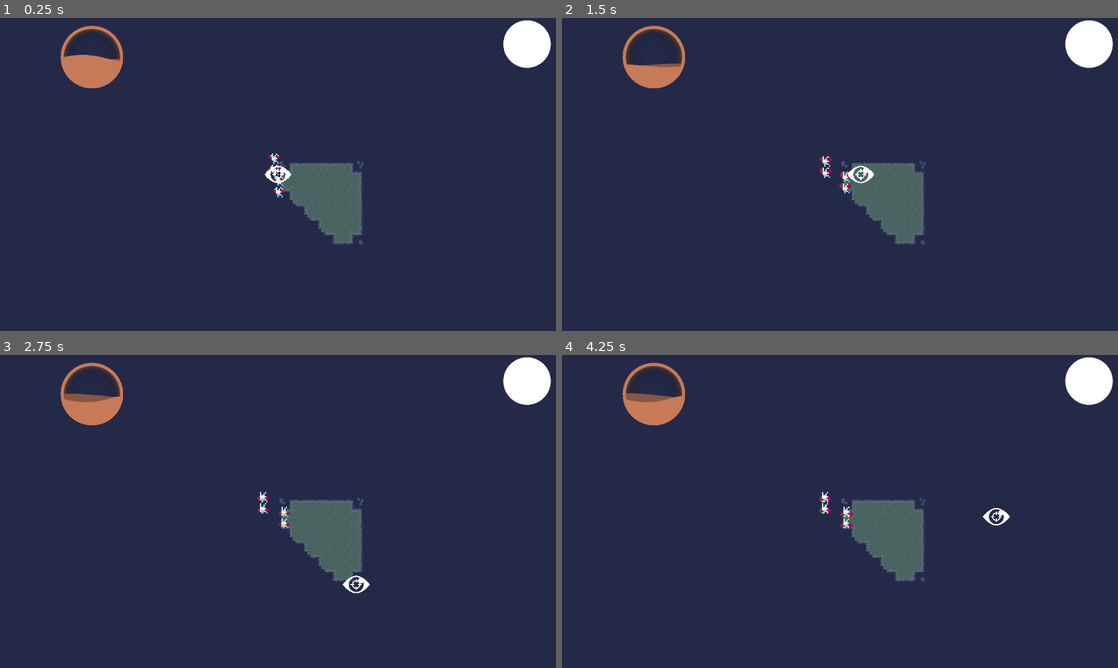
Above: before the commit, frames 1-4 (two rows, left to right).
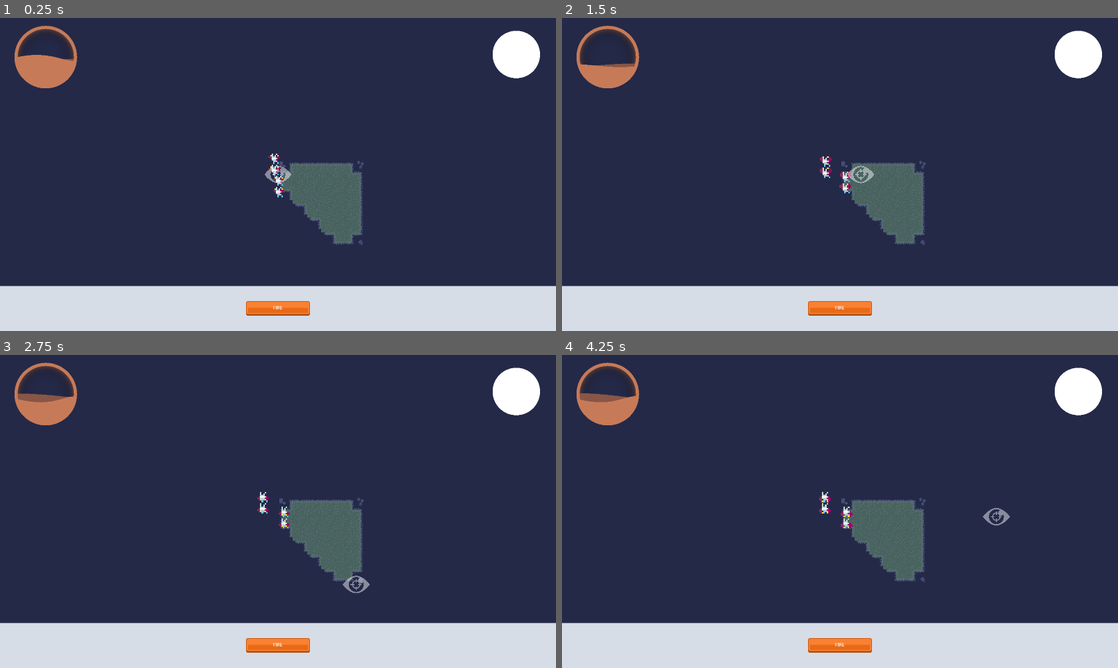
Above: after the commit, the same moments.

Repository: ocdunlap/laughingeye
Game: Godot game, scene res://ScenesGeneral/main_container.tscn
The game is run twice, just before and just after one commit, with the same random seed, the same clock (stepped at 60 frames per second) and the same inputs. The project has no main scene, so this scene is started directly.
Inputs (mouse positions are in pixels of both pictures, inside the frame that each line leads up to):
- Up to frame 1 (0.25 s): no input
- Up to frame 2 (1.5 s): click (840, 309) at 0.5 s, where only the run after the commit has a clickable "[center]FIRE[/center]"; hold D (move_right) from 1.28 s (still down)
- Up to frame 3 (2.75 s): release D (move_right) at 2.03 s; hold S (move_down) from 2.03 s (still down)
- Up to frame 4 (4.25 s): release S (move_down) at 2.78 s; hold D (move_right) 2.78-3.53 s; hold W (move_up) from 3.53 s (still down)

The runs differ from the first frame. In frame 1, 17% of the frame differs, in the area x 0-100%, y 0-100%; in frame 2, 17%; in frame 3, 17%; in frame 4, 17%.

Commit message:
Added reaction on click

Diff:
--- a/ScenesGeneral/main_container.tscn
+++ b/ScenesGeneral/main_container.tscn
@@ -1,14 +1,9 @@
-[gd_scene load_steps=12 format=3 uid="uid://c28078icgk7kq"]
-
-[ext_resource type="Texture2D" uid="uid://dkv4d4uyqlj4n" path="res://Placeholder/plain-circle.png" id="1_6fsx6"]
+[gd_scene load_steps=8 format=3 uid="uid://c28078icgk7kq"]
+
+[ext_resource type="PackedScene" uid="uid://jngnashrto5q" path="res://ScenesGeneral/player_reticle.tscn" id="1_0mxmq"]
 [ext_resource type="Texture2D" uid="uid://cuambwoccgynl" path="res://ArtAssets/SimpleTileset/tileset and some textures/foresttileset.png" id="1_bdv7x"]
-[ext_resource type="Script" path="res://Scripts/PlayerReticle.gd" id="1_e2yhj"]
-[ext_resource type="Texture2D" uid="uid://or5k35us04ku" path="res://ArtAssets/eye-target.png" id="1_fuvfr"]
-[ext_resource type="Shader" path="res://Shaders/fuel_fill.gdshader" id="2_k22s5"]
 [ext_resource type="PackedScene" uid="uid://c0xgyerjpnhgg" path="res://ScenesGeneral/LittleGuys/little_bat.tscn" id="3_po7fq"]
-
-[sub_resource type="CircleShape2D" id="CircleShape2D_1ko0s"]
-radius = 34.0
+[ext_resource type="PackedScene" uid="uid://cvgnw2mv4qaf8" path="res://ScenesGeneral/ui_main.tscn" id="5_a7odk"]
 
 [sub_resource type="TileSetAtlasSource" id="TileSetAtlasSource_32dr8"]
 texture = ExtResource("1_bdv7x")
@@ -753,11 +748,6 @@
 source_geometry_group_name = &"navigation_polygon_source_group"
 cell_size = 16.0
 
-[sub_resource type="ShaderMaterial" id="ShaderMaterial_6h1cx"]
-shader = ExtResource("2_k22s5")
-shader_parameter/fV = 0.41
-shader_parameter/tint_color = Color(0.780392, 0.478431, 0.341176, 1)
-
 [node name="MainContainer" type="Node"]
 
 [node name="SoundController" type="Node" parent="."]
@@ -767,17 +757,7 @@
 [node name="Camera2D" type="Camera2D" parent="PlayerCamera"]
 zoom = Vector2(2, 2)
 
-[node name="PlayerReticle" type="CharacterBody2D" parent="PlayerCamera"]
-top_level = true
-z_index = 100
-script = ExtResource("1_e2yhj")
-
-[node name="Sprite2D" type="Sprite2D" parent="PlayerCamera/PlayerReticle"]
-scale = Vector2(0.1, 0.1)
-texture = ExtResource("1_fuvfr")
-
-[node name="CollisionShape2D" type="CollisionShape2D" parent="PlayerCamera/PlayerReticle"]
-shape = SubResource("CircleShape2D_1ko0s")
+[node name="PlayerReticle" parent="PlayerCamera" instance=ExtResource("1_0mxmq")]
 
 [node name="GameWorld" type="Node" parent="."]
 
@@ -802,51 +782,8 @@
 
 [node name="CanvasLayer" type="CanvasLayer" parent="GameWorld"]
 
-[node name="UIMain" type="Control" parent="GameWorld/CanvasLayer"]
-layout_mode = 3
-anchors_preset = 15
-anchor_right = 1.0
-anchor_bottom = 1.0
-grow_horizontal = 2
-grow_vertical = 2
-
-[node name="Watcher" type="Control" parent="GameWorld/CanvasLayer/UIMain"]
-layout_mode = 1
-anchors_preset = 1
-anchor_left = 1.0
-anchor_right = 1.0
-offset_left = -200.0
-offset_bottom = 180.0
-grow_horizontal = 0
-
-[node name="TextureRect" type="TextureRect" parent="GameWorld/CanvasLayer/UIMain/Watcher"]
-layout_mode = 1
-anchors_preset = 15
-anchor_right = 1.0
-anchor_bottom = 1.0
-grow_horizontal = 2
-grow_vertical = 2
-texture = ExtResource("1_6fsx6")
-expand_mode = 1
-stretch_mode = 5
-
-[node name="FuelMeter" type="Control" parent="GameWorld/CanvasLayer/UIMain"]
-layout_mode = 1
-anchors_preset = 15
-anchor_right = 1.0
-anchor_bottom = 1.0
-offset_right = -475.0
-grow_horizontal = 2
-grow_vertical = 2
-
-[node name="TextureRect" type="TextureRect" parent="GameWorld/CanvasLayer/UIMain/FuelMeter"]
-material = SubResource("ShaderMaterial_6h1cx")
-layout_mode = 1
-anchors_preset = 15
-anchor_right = 1.0
-anchor_bottom = 1.0
-grow_horizontal = 2
-grow_vertical = 2
-texture = ExtResource("1_6fsx6")
-expand_mode = 1
-stretch_mode = 5
+[node name="UIMain" parent="GameWorld/CanvasLayer" instance=ExtResource("5_a7odk")]
+
+[connection signal="button_down" from="GameWorld/CanvasLayer/UIMain/BottomPanel/CenterContainer/FireButton" to="PlayerCamera/PlayerReticle" method="_on_fire_button_button_down"]
+
+[editable path="GameWorld/CanvasLayer/UIMain"]
--- /dev/null
+++ b/ScenesGeneral/player_reticle.tscn
@@ -0,0 +1,352 @@
+[gd_scene load_steps=50 format=3 uid="uid://jngnashrto5q"]
+
+[ext_resource type="Script" path="res://Scripts/PlayerReticle.gd" id="1_qs4w0"]
+[ext_resource type="Texture2D" uid="uid://or5k35us04ku" path="res://ArtAssets/eye-target.png" id="2_1c8ay"]
+[ext_resource type="Texture2D" uid="uid://cm5c2ptxogrxk" path="res://ArtAssets/SFX/Explosion_2_64x64.png" id="2_m2cit"]
+
+[sub_resource type="AtlasTexture" id="AtlasTexture_cx7d5"]
+atlas = ExtResource("2_m2cit")
+region = Rect2(0, 0, 64, 64)
+
+[sub_resource type="AtlasTexture" id="AtlasTexture_3jpmd"]
+atlas = ExtResource("2_m2cit")
+region = Rect2(64, 0, 64, 64)
+
+[sub_resource type="AtlasTexture" id="AtlasTexture_wyc76"]
+atlas = ExtResource("2_m2cit")
+region = Rect2(128, 0, 64, 64)
+
+[sub_resource type="AtlasTexture" id="AtlasTexture_ye1a3"]
+atlas = ExtResource("2_m2cit")
+region = Rect2(192, 0, 64, 64)
+
+[sub_resource type="AtlasTexture" id="AtlasTexture_4qh03"]
+atlas = ExtResource("2_m2cit")
+region = Rect2(256, 0, 64, 64)
+
+[sub_resource type="AtlasTexture" id="AtlasTexture_ffvmi"]
+atlas = ExtResource("2_m2cit")
+region = Rect2(320, 0, 64, 64)
+
+[sub_resource type="AtlasTexture" id="AtlasTexture_o6igh"]
+atlas = ExtResource("2_m2cit")
+region = Rect2(384, 0, 64, 64)
+
+[sub_resource type="AtlasTexture" id="AtlasTexture_r80vv"]
+atlas = ExtResource("2_m2cit")
+region = Rect2(448, 0, 64, 64)
+
+[sub_resource type="AtlasTexture" id="AtlasTexture_sco7v"]
+atlas = ExtResource("2_m2cit")
+region = Rect2(512, 0, 64, 64)
+
+[sub_resource type="AtlasTexture" id="AtlasTexture_4uocn"]
+atlas = ExtResource("2_m2cit")
+region = Rect2(576, 0, 64, 64)
+
+[sub_resource type="AtlasTexture" id="AtlasTexture_785xl"]
+atlas = ExtResource("2_m2cit")
+region = Rect2(640, 0, 64, 64)
+
+[sub_resource type="AtlasTexture" id="AtlasTexture_yocyx"]
+atlas = ExtResource("2_m2cit")
+region = Rect2(704, 0, 64, 64)
+
+[sub_resource type="AtlasTexture" id="AtlasTexture_fp5tf"]
+atlas = ExtResource("2_m2cit")
+region = Rect2(768, 0, 64, 64)
+
+[sub_resource type="AtlasTexture" id="AtlasTexture_xt077"]
+atlas = ExtResource("2_m2cit")
+region = Rect2(832, 0, 64, 64)
+
+[sub_resource type="AtlasTexture" id="AtlasTexture_sthgx"]
+atlas = ExtResource("2_m2cit")
+region = Rect2(896, 0, 64, 64)
+
+[sub_resource type="AtlasTexture" id="AtlasTexture_s4mc6"]
+atlas = ExtResource("2_m2cit")
+region = Rect2(960, 0, 64, 64)
+
+[sub_resource type="AtlasTexture" id="AtlasTexture_axns7"]
+atlas = ExtResource("2_m2cit")
+region = Rect2(1024, 0, 64, 64)
+
+[sub_resource type="AtlasTexture" id="AtlasTexture_koild"]
+atlas = ExtResource("2_m2cit")
+region = Rect2(1088, 0, 64, 64)
+
+[sub_resource type="AtlasTexture" id="AtlasTexture_ue4mg"]
+atlas = ExtResource("2_m2cit")
+region = Rect2(1152, 0, 64, 64)
+
+[sub_resource type="AtlasTexture" id="AtlasTexture_8wyhl"]
+atlas = ExtResource("2_m2cit")
+region = Rect2(1216, 0, 64, 64)
+
+[sub_resource type="AtlasTexture" id="AtlasTexture_ibg44"]
+atlas = ExtResource("2_m2cit")
+region = Rect2(1280, 0, 64, 64)
+
+[sub_resource type="AtlasTexture" id="AtlasTexture_k0qh2"]
+atlas = ExtResource("2_m2cit")
+region = Rect2(1344, 0, 64, 64)
+
+[sub_resource type="AtlasTexture" id="AtlasTexture_e3pjl"]
+atlas = ExtResource("2_m2cit")
+region = Rect2(1408, 0, 64, 64)
+
+[sub_resource type="AtlasTexture" id="AtlasTexture_v60r1"]
+atlas = ExtResource("2_m2cit")
+region = Rect2(1472, 0, 64, 64)
+
+[sub_resource type="AtlasTexture" id="AtlasTexture_j27mn"]
+atlas = ExtResource("2_m2cit")
+region = Rect2(1536, 0, 64, 64)
+
+[sub_resource type="AtlasTexture" id="AtlasTexture_ch3vk"]
+atlas = ExtResource("2_m2cit")
+region = Rect2(1600, 0, 64, 64)
+
+[sub_resource type="AtlasTexture" id="AtlasTexture_tcaqg"]
+atlas = ExtResource("2_m2cit")
+region = Rect2(1664, 0, 64, 64)
+
+[sub_resource type="AtlasTexture" id="AtlasTexture_4s641"]
+atlas = ExtResource("2_m2cit")
+region = Rect2(1728, 0, 64, 64)
+
+[sub_resource type="AtlasTexture" id="AtlasTexture_dguof"]
+atlas = ExtResource("2_m2cit")
+region = Rect2(1792, 0, 64, 64)
+
+[sub_resource type="AtlasTexture" id="AtlasTexture_8rqk8"]
+atlas = ExtResource("2_m2cit")
+region = Rect2(1856, 0, 64, 64)
+
+[sub_resource type="AtlasTexture" id="AtlasTexture_1fhqg"]
+atlas = ExtResource("2_m2cit")
+region = Rect2(1920, 0, 64, 64)
+
+[sub_resource type="AtlasTexture" id="AtlasTexture_4ood1"]
+atlas = ExtResource("2_m2cit")
+region = Rect2(1984, 0, 64, 64)
+
+[sub_resource type="AtlasTexture" id="AtlasTexture_re3rl"]
+atlas = ExtResource("2_m2cit")
+region = Rect2(2048, 0, 64, 64)
+
+[sub_resource type="AtlasTexture" id="AtlasTexture_ymm7r"]
+atlas = ExtResource("2_m2cit")
+region = Rect2(2112, 0, 64, 64)
+
+[sub_resource type="AtlasTexture" id="AtlasTexture_vngwt"]
+atlas = ExtResource("2_m2cit")
+region = Rect2(2176, 0, 64, 64)
+
+[sub_resource type="AtlasTexture" id="AtlasTexture_vsfln"]
+atlas = ExtResource("2_m2cit")
+region = Rect2(2240, 0, 64, 64)
+
+[sub_resource type="AtlasTexture" id="AtlasTexture_n7yq0"]
+atlas = ExtResource("2_m2cit")
+region = Rect2(2304, 0, 64, 64)
+
+[sub_resource type="AtlasTexture" id="AtlasTexture_v74m2"]
+atlas = ExtResource("2_m2cit")
+region = Rect2(2368, 0, 64, 64)
+
+[sub_resource type="AtlasTexture" id="AtlasTexture_3463q"]
+atlas = ExtResource("2_m2cit")
+region = Rect2(2432, 0, 64, 64)
+
+[sub_resource type="AtlasTexture" id="AtlasTexture_ut171"]
+atlas = ExtResource("2_m2cit")
+region = Rect2(2496, 0, 64, 64)
+
+[sub_resource type="AtlasTexture" id="AtlasTexture_ok2ob"]
+atlas = ExtResource("2_m2cit")
+region = Rect2(2560, 0, 64, 64)
+
+[sub_resource type="AtlasTexture" id="AtlasTexture_j5y5q"]
+atlas = ExtResource("2_m2cit")
+region = Rect2(2624, 0, 64, 64)
+
+[sub_resource type="AtlasTexture" id="AtlasTexture_f316f"]
+atlas = ExtResource("2_m2cit")
+region = Rect2(2688, 0, 64, 64)
+
+[sub_resource type="AtlasTexture" id="AtlasTexture_h7vfq"]
+atlas = ExtResource("2_m2cit")
+region = Rect2(2752, 0, 64, 64)
+
+[sub_resource type="SpriteFrames" id="SpriteFrames_whn3e"]
+animations = [{
+"frames": [{
+"duration": 1.0,
+"texture": null
+}, {
+"duration": 1.0,
+"texture": SubResource("AtlasTexture_cx7d5")
+}, {
+"duration": 1.0,
+"texture": SubResource("AtlasTexture_3jpmd")
+}, {
+"duration": 1.0,
+"texture": SubResource("AtlasTexture_wyc76")
+}, {
+"duration": 1.0,
+"texture": SubResource("AtlasTexture_ye1a3")
+}, {
+"duration": 1.0,
+"texture": SubResource("AtlasTexture_4qh03")
+}, {
+"duration": 1.0,
+"texture": SubResource("AtlasTexture_ffvmi")
+}, {
+"duration": 1.0,
+"texture": SubResource("AtlasTexture_o6igh")
+}, {
+"duration": 1.0,
+"texture": SubResource("AtlasTexture_r80vv")
+}, {
+"duration": 1.0,
+"texture": SubResource("AtlasTexture_sco7v")
+}, {
+"duration": 1.0,
+"texture": SubResource("AtlasTexture_4uocn")
+}, {
+"duration": 1.0,
+"texture": SubResource("AtlasTexture_785xl")
+}, {
+"duration": 1.0,
+"texture": SubResource("AtlasTexture_yocyx")
+}, {
+"duration": 1.0,
+"texture": SubResource("AtlasTexture_fp5tf")
+}, {
+"duration": 1.0,
+"texture": SubResource("AtlasTexture_xt077")
+}, {
+"duration": 1.0,
+"texture": SubResource("AtlasTexture_sthgx")
+}, {
+"duration": 1.0,
+"texture": SubResource("AtlasTexture_s4mc6")
+}, {
+"duration": 1.0,
+"texture": SubResource("AtlasTexture_axns7")
+}, {
+"duration": 1.0,
+"texture": SubResource("AtlasTexture_koild")
+}, {
+"duration": 1.0,
+"texture": SubResource("AtlasTexture_ue4mg")
+}, {
+"duration": 1.0,
+"texture": SubResource("AtlasTexture_8wyhl")
+}, {
+"duration": 1.0,
+"texture": SubResource("AtlasTexture_ibg44")
+}, {
+"duration": 1.0,
+"texture": SubResource("AtlasTexture_k0qh2")
+}, {
+"duration": 1.0,
+"texture": SubResource("AtlasTexture_e3pjl")
+}, {
+"duration": 1.0,
+"texture": SubResource("AtlasTexture_v60r1")
+}, {
+"duration": 1.0,
+"texture": SubResource("AtlasTexture_j27mn")
+}, {
+"duration": 1.0,
+"texture": SubResource("AtlasTexture_ch3vk")
+}, {
+"duration": 1.0,
+"texture": SubResource("AtlasTexture_tcaqg")
+}, {
+"duration": 1.0,
+"texture": SubResource("AtlasTexture_4s641")
+}, {
+"duration": 1.0,
+"texture": SubResource("AtlasTexture_dguof")
+}, {
+"duration": 1.0,
+"texture": SubResource("AtlasTexture_8rqk8")
+}, {
+"duration": 1.0,
+"texture": SubResource("AtlasTexture_1fhqg")
+}, {
+"duration": 1.0,
+"texture": SubResource("AtlasTexture_4ood1")
+}, {
+"duration": 1.0,
+"texture": SubResource("AtlasTexture_re3rl")
+}, {
+"duration": 1.0,
+"texture": SubResource("AtlasTexture_ymm7r")
+}, {
+"duration": 1.0,
+"texture": SubResource("AtlasTexture_vngwt")
+}, {
+"duration": 1.0,
+"texture": SubResource("AtlasTexture_vsfln")
+}, {
+"duration": 1.0,
+"texture": SubResource("AtlasTexture_n7yq0")
+}, {
+"duration": 1.0,
+"texture": SubResource("AtlasTexture_v74m2")
+}, {
+"duration": 1.0,
+"texture": SubResource("AtlasTexture_3463q")
+}, {
+"duration": 1.0,
+"texture": SubResource("AtlasTexture_ut171")
+}, {
+"duration": 1.0,
+"texture": SubResource("AtlasTexture_ok2ob")
+}, {
+"duration": 1.0,
+"texture": SubResource("AtlasTexture_j5y5q")
+}, {
+"duration": 1.0,
+"texture": SubResource("AtlasTexture_f316f")
+}, {
+"duration": 1.0,
+"texture": SubResource("AtlasTexture_h7vfq")
+}, {
+"duration": 1.0,
+"texture": null
+}],
+"loop": false,
+"name": &"fire",
+"speed": 60.0
+}]
+
+[sub_resource type="CircleShape2D" id="CircleShape2D_1ko0s"]
+radius = 34.0
+
+[node name="PlayerReticle" type="CharacterBody2D"]
+top_level = true
+z_index = 100
+script = ExtResource("1_qs4w0")
+
+[node name="ExplodeEffect" type="AnimatedSprite2D" parent="."]
+scale = Vector2(1, 1)
+sprite_frames = SubResource("SpriteFrames_whn3e")
+animation = &"fire"
+speed_scale = 1.2
+
+[node name="Sprite2D" type="Sprite2D" parent="."]
+modulate = Color(1, 1, 1, 0.462745)
+scale = Vector2(0.1, 0.1)
+texture = ExtResource("2_1c8ay")
+
+[node name="CollisionShape2D" type="CollisionShape2D" parent="."]
+visible = false
+shape = SubResource("CircleShape2D_1ko0s")
+
+[connection signal="animation_finished" from="ExplodeEffect" to="." method="_on_explode_effect_animation_finished"]
--- /dev/null
+++ b/ScenesGeneral/ui_main.tscn
@@ -0,0 +1,106 @@
+[gd_scene load_steps=7 format=3 uid="uid://cvgnw2mv4qaf8"]
+
+[ext_resource type="Texture2D" uid="uid://dkv4d4uyqlj4n" path="res://Placeholder/plain-circle.png" id="1_xk7fp"]
+[ext_resource type="Shader" path="res://Shaders/fuel_fill.gdshader" id="2_op73v"]
+[ext_resource type="Texture2D" uid="uid://bhw6xmsqco32x" path="res://ArtAssets/metalPanel_redCorner.png" id="3_4ivui"]
+[ext_resource type="Texture2D" uid="uid://dae42rs3eqx2k" path="res://ArtAssets/red_button11.png" id="4_j3is1"]
+[ext_resource type="Texture2D" uid="uid://btsvirjrt457k" path="res://ArtAssets/red_button12.png" id="5_mprq2"]
+
+[sub_resource type="ShaderMaterial" id="ShaderMaterial_6h1cx"]
+shader = ExtResource("2_op73v")
+shader_parameter/fV = 0.41
+shader_parameter/tint_color = Color(0.780392, 0.478431, 0.341176, 1)
+
+[node name="UIMain" type="Control"]
+layout_mode = 3
+anchors_preset = 15
+anchor_right = 1.0
+anchor_bottom = 1.0
+grow_horizontal = 2
+grow_vertical = 2
+
+[node name="Watcher" type="Control" parent="."]
+layout_mode = 1
+anchors_preset = 1
+anchor_left = 1.0
+anchor_right = 1.0
+offset_left = -200.0
+offset_bottom = 180.0
+grow_horizontal = 0
+
+[node name="TextureRect" type="TextureRect" parent="Watcher"]
+layout_mode = 1
+anchors_preset = 15
+anchor_right = 1.0
+anchor_bottom = 1.0
+offset_left = -37.0
+offset_top = 36.0
+offset_right = -37.0
+offset_bottom = 36.0
+grow_horizontal = 2
+grow_vertical = 2
+texture = ExtResource("1_xk7fp")
+expand_mode = 1
+stretch_mode = 5
+
+[node name="FuelMeter" type="Control" parent="."]
+layout_mode = 1
+anchors_preset = 15
+anchor_right = 1.0
+anchor_bottom = 1.0
+offset_right = -794.0
+grow_horizontal = 2
+grow_vertical = 2
+
+[node name="TextureRect" type="TextureRect" parent="FuelMeter"]
+material = SubResource("ShaderMaterial_6h1cx")
+layout_mode = 1
+anchors_preset = 15
+anchor_right = 1.0
+anchor_bottom = 1.0
+grow_horizontal = 2
+grow_vertical = 2
+texture = ExtResource("1_xk7fp")
+expand_mode = 1
+stretch_mode = 5
+
+[node name="BottomPanel" type="NinePatchRect" parent="."]
+layout_mode = 1
+anchors_preset = -1
+anchor_right = 1.0
+anchor_bottom = 1.0
+offset_top = 925.0
+grow_horizontal = 2
+grow_vertical = 2
+mouse_filter = 1
+texture = ExtResource("3_4ivui")
+region_rect = Rect2(14.0556, 32.8383, 30.4043, 52.5658)
+
+[node name="CenterContainer" type="CenterContainer" parent="BottomPanel"]
+layout_mode = 1
+anchors_preset = 15
+anchor_right = 1.0
+anchor_bottom = 1.0
+grow_horizontal = 2
+grow_vertical = 2
+
+[node name="FireButton" type="TextureButton" parent="BottomPanel/CenterContainer"]
+custom_minimum_size = Vector2(220, 50)
+layout_mode = 2
+texture_normal = ExtResource("4_j3is1")
+texture_pressed = ExtResource("5_mprq2")
+ignore_texture_size = true
+stretch_mode = 0
+
+[node name="RichTextLabel2" type="RichTextLabel" parent="BottomPanel/CenterContainer/FireButton"]
+layout_mode = 1
+anchors_preset = -1
+anchor_right = 1.0
+anchor_bottom = 1.0
+offset_top = 10.0
+grow_horizontal = 2
+grow_vertical = 2
+mouse_filter = 1
+bbcode_enabled = true
+text = "[center]FIRE[/center]"
+fit_content = true
--- a/Scripts/PlayerReticle.gd
+++ b/Scripts/PlayerReticle.gd
@@ -1,9 +1,22 @@
 extends CharacterBody2D
 
-# How fast the player moves in meters per second.
+@onready var explode_effect:AnimatedSprite2D = $ExplodeEffect
+
+# How fast the player moves
 @export var speed = 180
 
 var target_velocity = Vector2.ZERO
+
+var current_hovered:Node2D
+
+var play_shoot_anim:bool = false
+
+#func _process(_delta):
+	#if (play_shoot_anim):
+		#explode_effect.play("fire")
+	#else:
+		#explode_effect.stop()
+	#pass
 
 func _physics_process(_delta):
 	var direction = Vector2.ZERO
@@ -25,3 +38,14 @@
 	# Moving the Character
 	velocity = target_velocity
 	move_and_slide()
+
+
+func _on_fire_button_button_down():
+	play_shoot_anim = true;
+	explode_effect.play("fire")
+	pass # Replace with function body.
+
+
+func _on_explode_effect_animation_finished():
+	play_shoot_anim = false;
+	pass # Replace with function body.
Binary file added: ArtAssets/SFX/Explosion_2_64x64.png
Not shown, added: ArtAssets/SFX/Explosion_2_64x64.png.import
Binary file added: ArtAssets/SFX/Explosion_96x96.png
Not shown, added: ArtAssets/SFX/Explosion_96x96.png.import
Binary file added: ArtAssets/metalPanel_redCorner.png
Not shown, added: ArtAssets/metalPanel_redCorner.png.import
Binary file added: ArtAssets/red_button04.png
Not shown, added: ArtAssets/red_button04.png.import
Binary file added: ArtAssets/red_button05.png
Not shown, added: ArtAssets/red_button05.png.import
Binary file added: ArtAssets/red_button11.png
Not shown, added: ArtAssets/red_button11.png.import
(and 2 more such lines)
